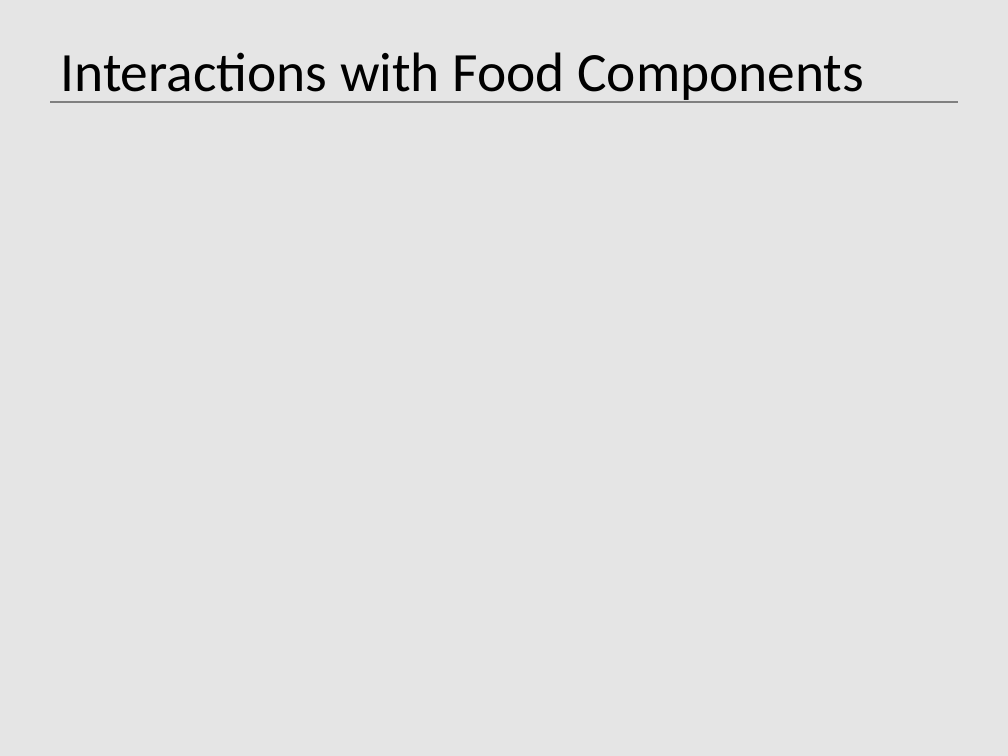
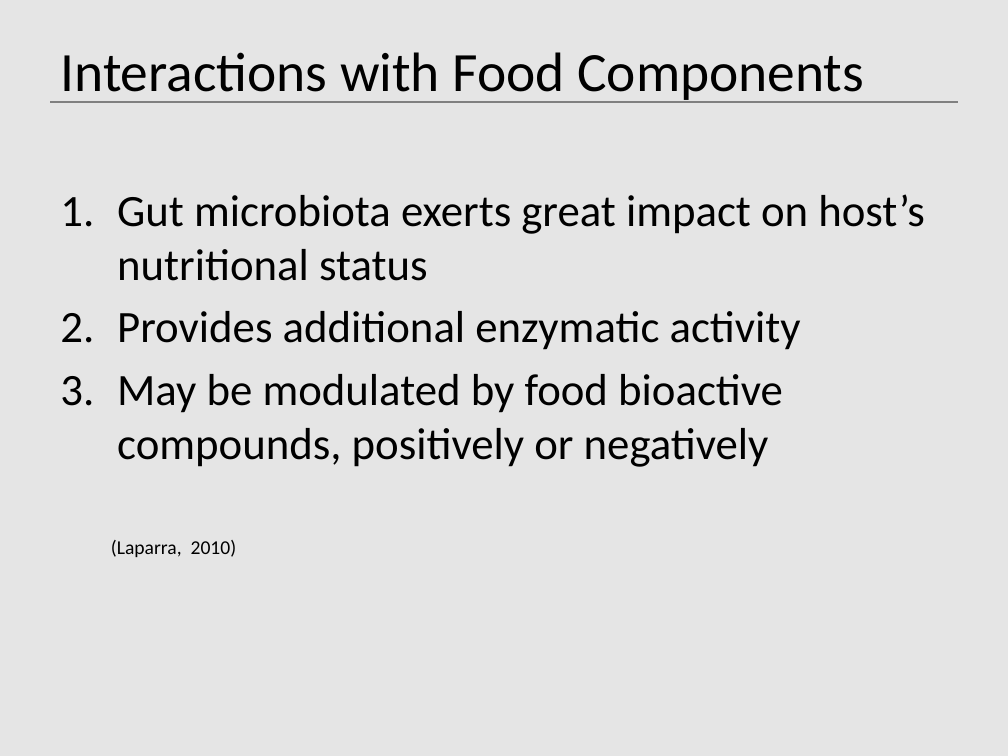
Before and after one commit to digideskio/graduateWork, a slide deck: slide 3 of Courses/TBMH 5054/Presentations/01_20_2015.pptx (slide 7 before the commit). Drawn at 1008x756 pixels with LibreOffice and Linux fonts; fonts in the diff are those of the drawing. Boxes give left, top, right and bottom in pixels: in the first picture for what was removed or moved away, otherwise in the second. Text is boxed around its words. In the diff, an @@ line names an element or a change of style, - is before the commit and + after.

```diff
--- a/Courses/TBMH 5054/Presentations/01_20_2015.pptx
+++ b/Courses/TBMH 5054/Presentations/01_20_2015.pptx
@@ text added at bbox=[111, 194, 925, 557], 32 pt, text #000000 @@
+1. Gut microbiota exerts great impact on host’s nutritional status
+2. Provides additional enzymatic activity
+3. May be modulated by food bioactive compounds, positively or negatively
+(Laparra, 2010)
```
Also in this commit, not shown: 6 other slides changed, 1 slide removed.
